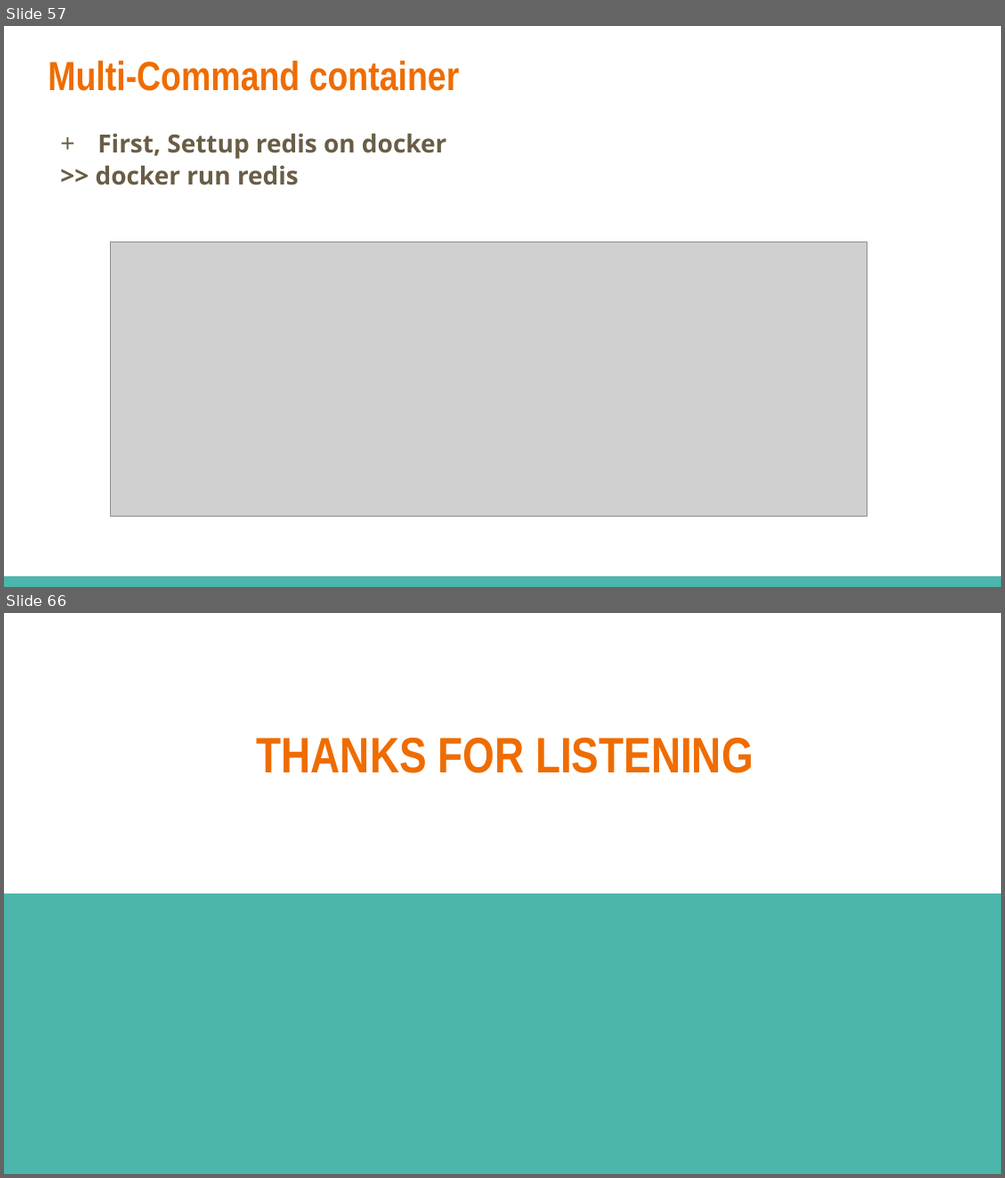
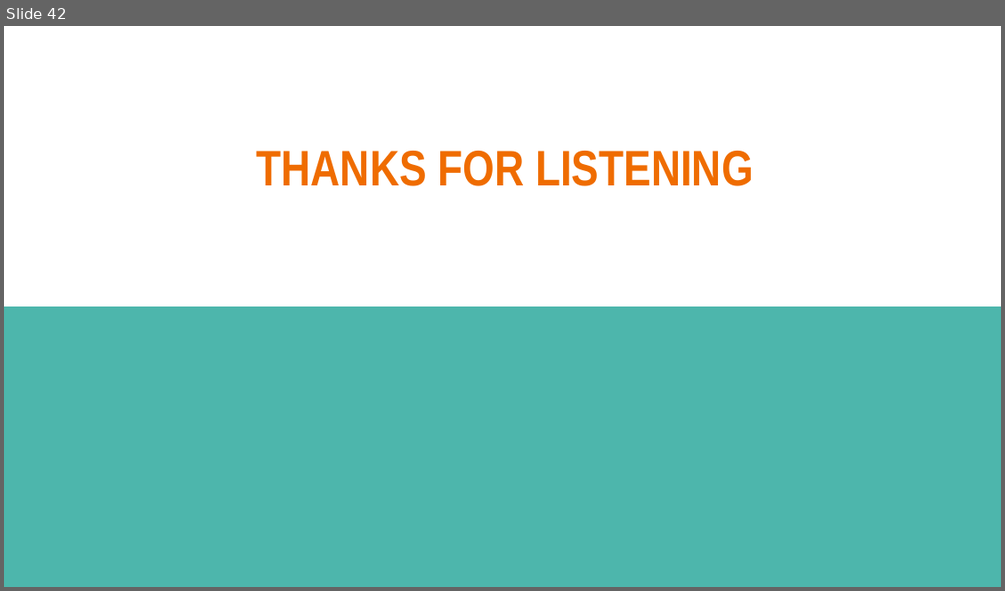
Before and after one commit to dinhhung09138/Learning-Example, a slide deck: Docker - 03 - Build a Custom Images Through Docker.pptx. Shown one above the other, each under a label of ours: slides 57 and 66 before the commit, slide 42 after it; the slides between them are not shown. The pictures are 1005x1178 and 1005x591 pixels, drawn with LibreOffice and Linux fonts; fonts in the diff are those of the drawing; grey boxes stand for pictures. Boxes give left, top, right and bottom in pixels: in the first picture for what was removed or moved away, otherwise in the second. Text is boxed around its words. In the diff, an @@ line names an element or a change of style, - is before the commit and + after.

Commit message:
Docker compose

```diff
--- a/Docker - 03 - Build a Custom Images Through Docker.pptx
+++ b/Docker - 03 - Build a Custom Images Through Docker.pptx
@@ slide 57 removed at [4,26,1001,587], background #FFFFFF @@
@@ title removed at [48,61,460,91] @@
-Multi-Command container
@@ text removed at [96,133,446,185] @@
-+ First, Settup redis on docker
->> docker run redis
@@ picture removed at [111,241,867,516] @@
@@ rectangle removed at [4,576,1001,587] @@
@@ what was slide 66 is now slide 42 @@
```
Also in this commit, not shown: 2 slides changed, 2 slides added, 25 other slides removed, 2 other files.
